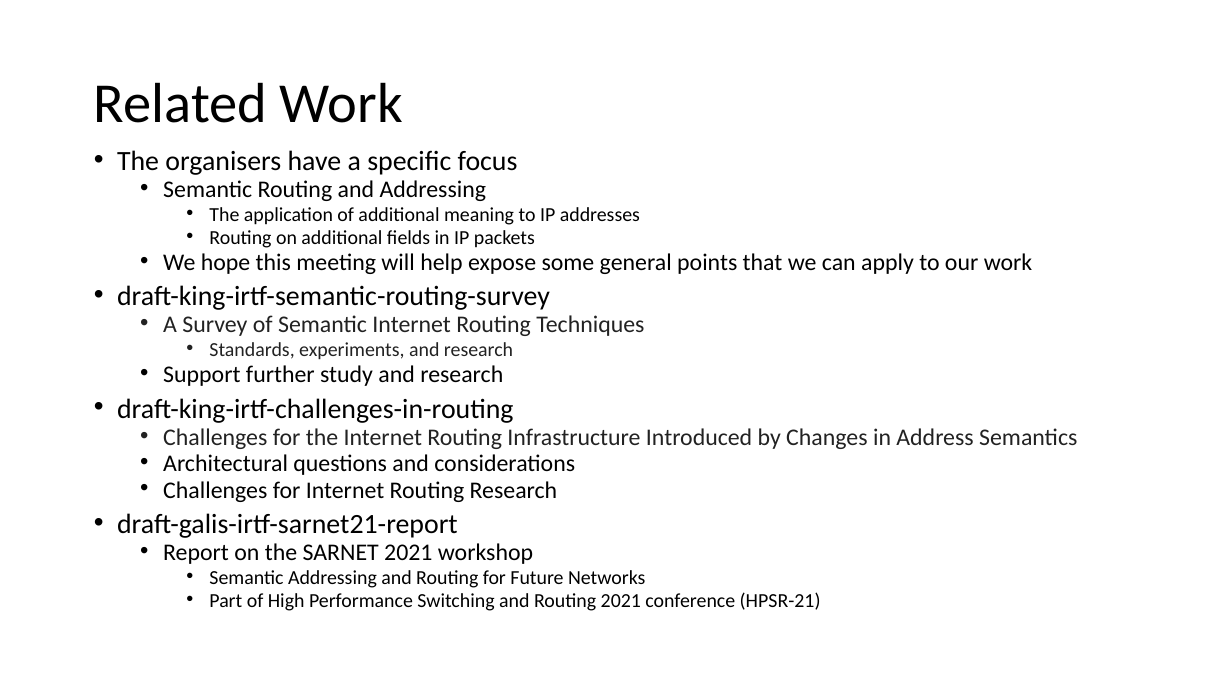
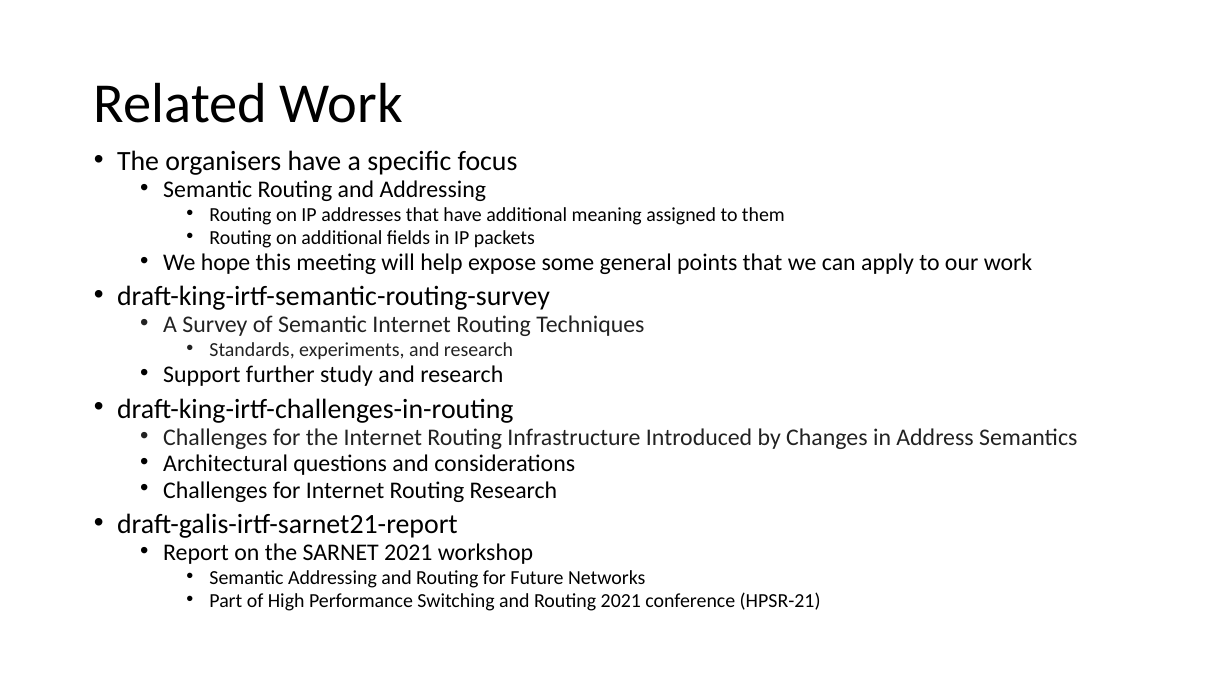
Before and after one commit to danielkinguk/sarah, a slide deck: slide 4 of IETF-111/Materials/SideMeetingModerator.pptx. Drawn at 1232x693 pixels with LibreOffice and Linux fonts; fonts in the diff are those of the drawing. Boxes give left, top, right and bottom in pixels: in the first picture for what was removed or moved away, otherwise in the second. Text is boxed around its words. In the diff, an @@ line names an element or a change of style, - is before the commit and + after.

```diff
--- a/IETF-111/Materials/SideMeetingModerator.pptx
+++ b/IETF-111/Materials/SideMeetingModerator.pptx
@@ text at [209,207,785,225]: text changed @@
-    • The application of additional meaning to IP addresses
+    • Routing on IP addresses that have additional meaning assigned to them
```
